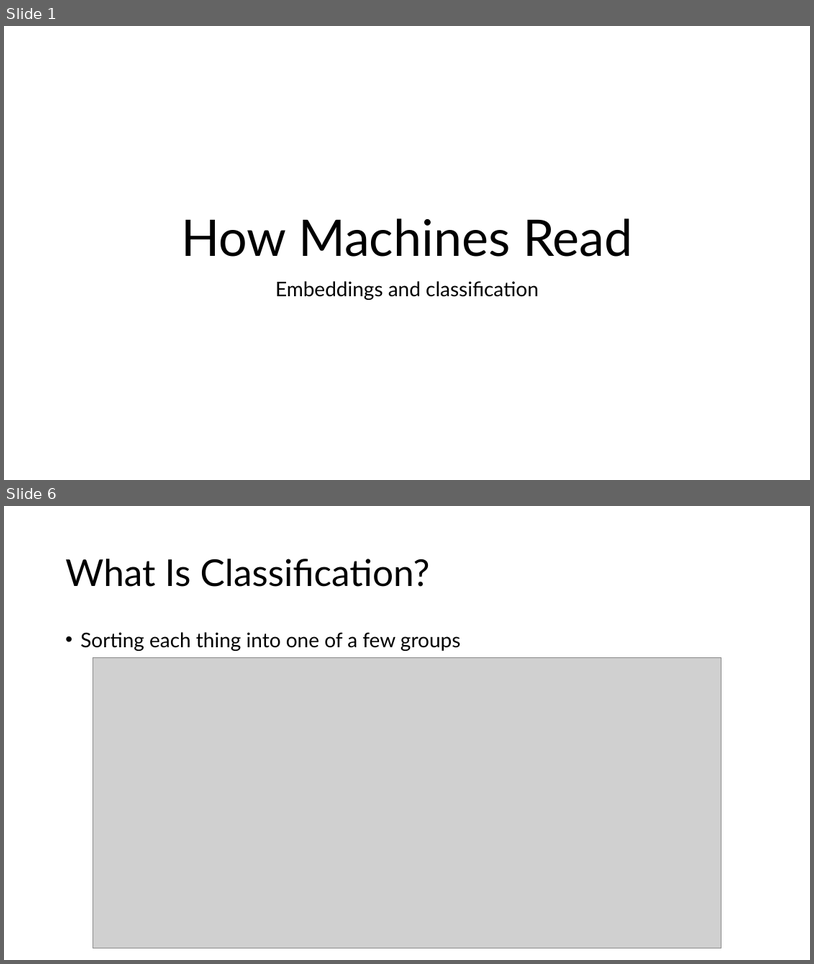
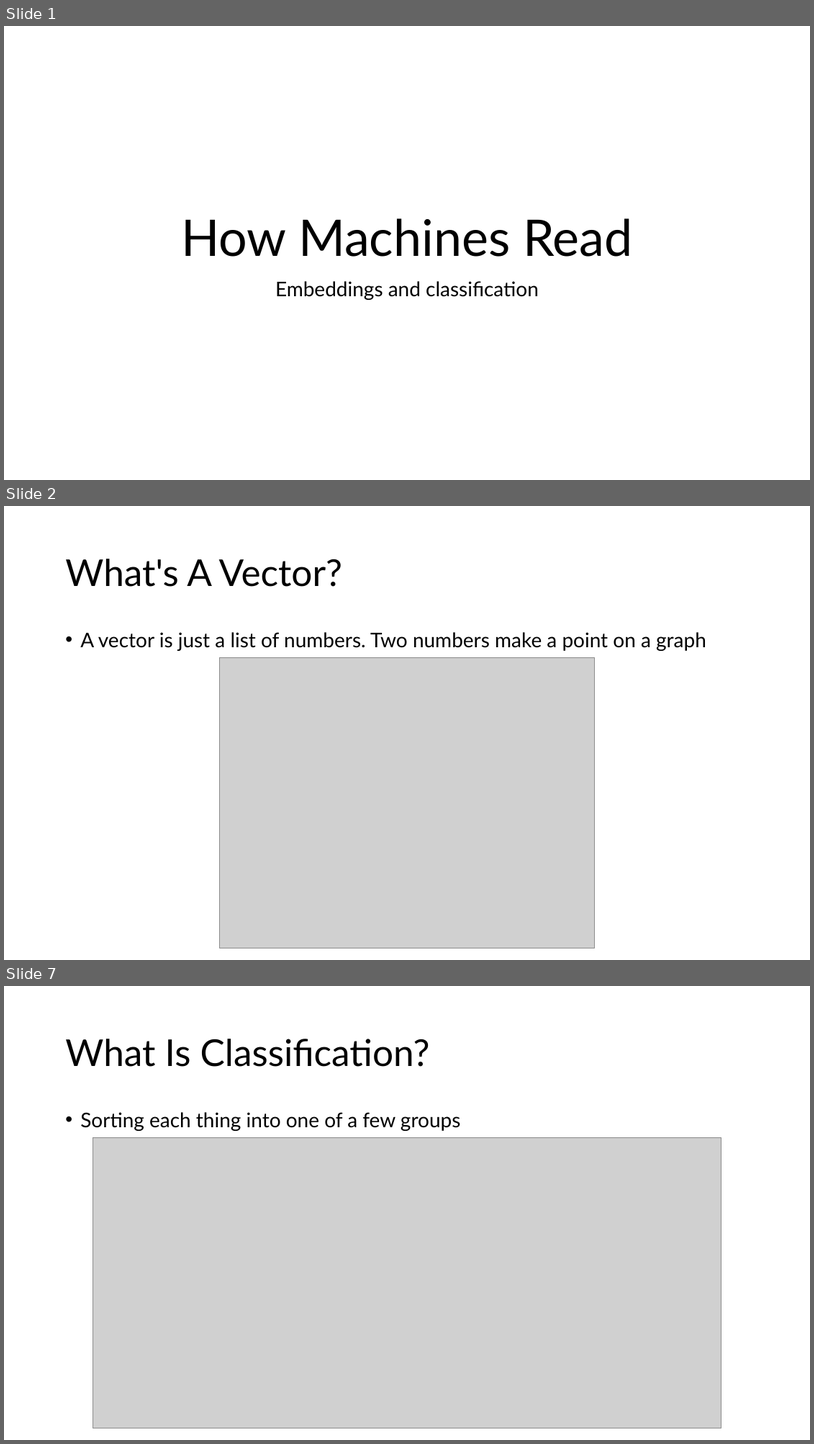
Before and after one commit to IslamTayeb/tzu-vs-taylor, a slide deck: slides/tzu_vs_taylor_lecture.pptx. Shown one above the other, each under a label of ours: slides 1 and 6 before the commit, slides 1, 2 and 7 after it; the slides between them are not shown. The pictures are 814x964 and 814x1444 pixels, drawn with LibreOffice and Linux fonts; fonts in the diff are those of the drawing; grey boxes stand for pictures. Boxes give left, top, right and bottom in pixels: in the first picture for what was removed or moved away, otherwise in the second. Text is boxed around its words. In the diff, an @@ line names an element or a change of style, - is before the commit and + after.

```diff
--- a/slides/tzu_vs_taylor_lecture.pptx
+++ b/slides/tzu_vs_taylor_lecture.pptx
@@ slide 2 added at [4, 506, 810, 960], background #FFFFFF @@
@@ title added at [65, 559, 342, 587], 44 pt, text #000000 @@
+What's A Vector?
@@ text added at [80, 632, 707, 651], 24 pt, text #000000 @@
+• A vector is just a list of numbers. Two numbers make a point on a graph
@@ picture added at [219, 657, 595, 947] @@
@@ what was slide 6 is now slide 7 @@
```
Also in this commit, not shown: 5 slides changed, 4 other slides added, 4 slides removed, 26 other files.
